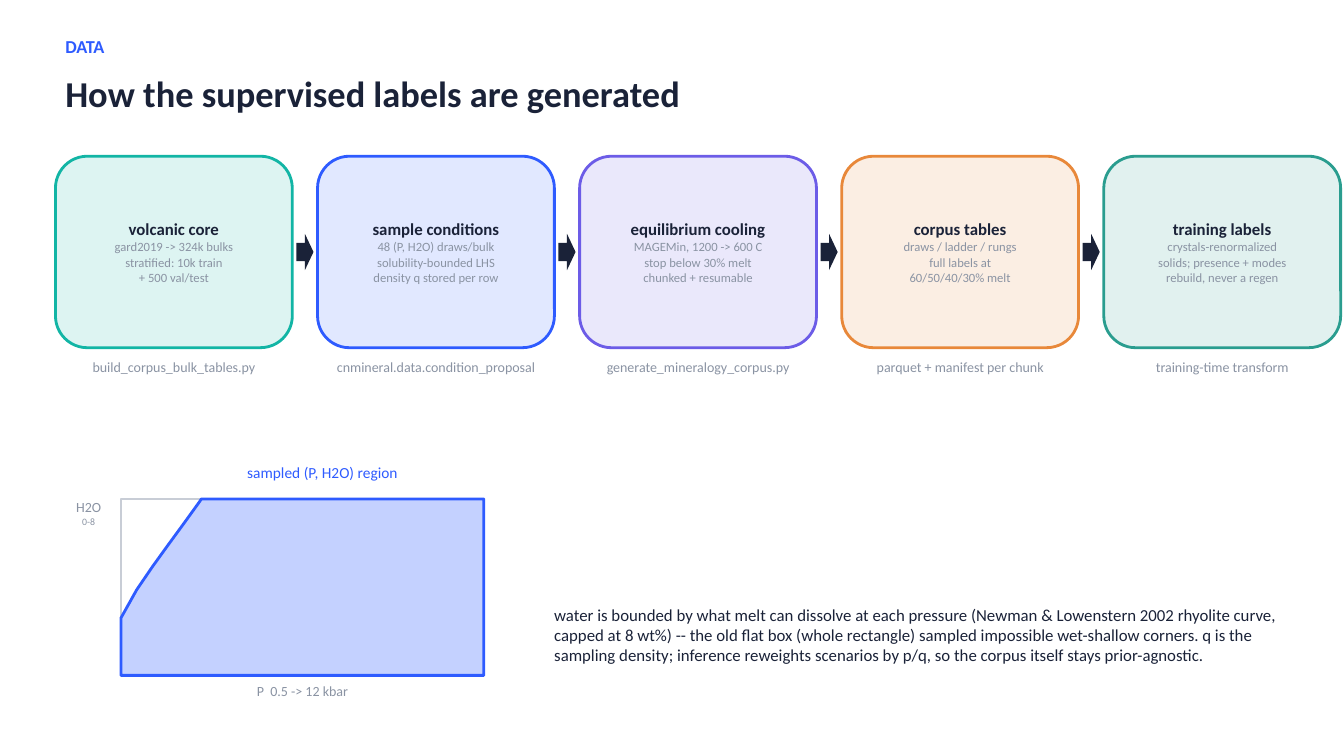
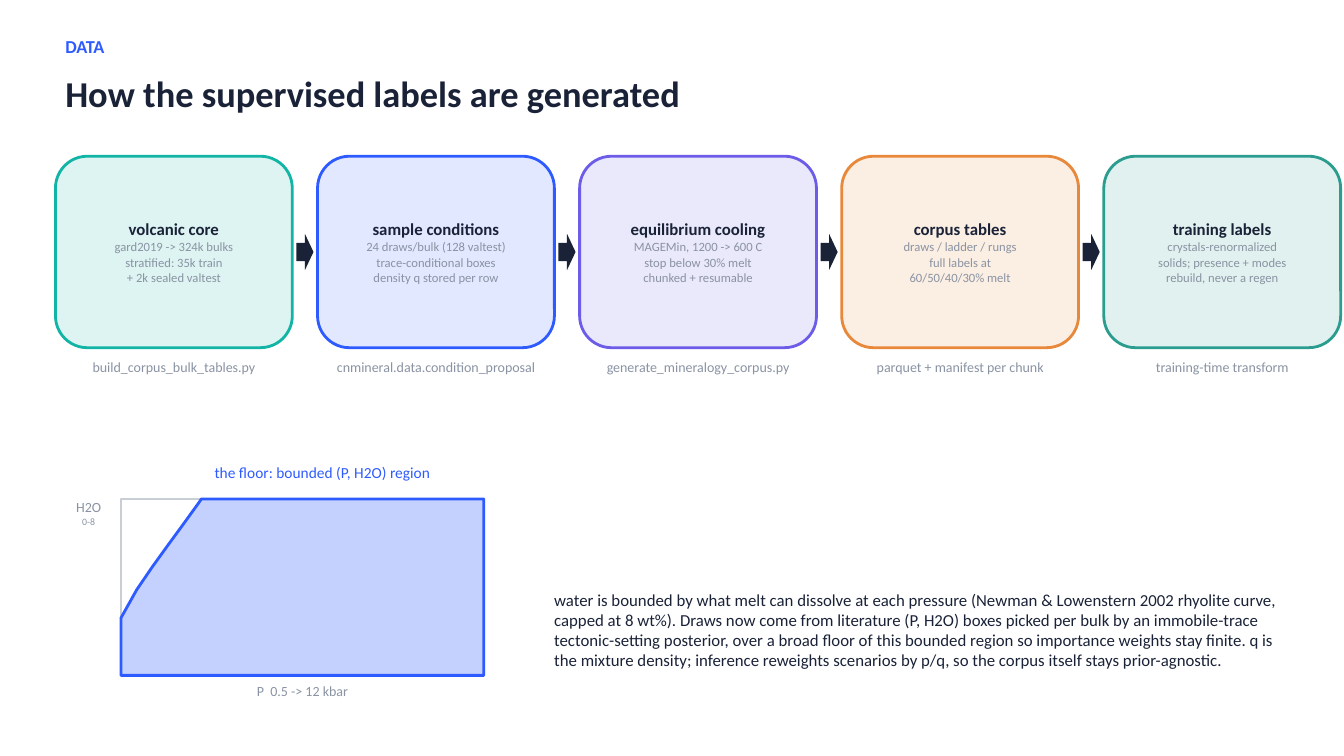
Before and after one commit to matthew-j-liu/phasecast, a slide deck: slide 3 of slides/overview.pptx. Drawn at 1344x756 pixels with LibreOffice and Linux fonts; fonts in the diff are those of the drawing. Boxes give left, top, right and bottom in pixels: in the first picture for what was removed or moved away, otherwise in the second. Text is boxed around its words. In the diff, an @@ line names an element or a change of style, - is before the commit and + after.

```diff
--- a/slides/overview.pptx
+++ b/slides/overview.pptx
@@ text in rounded rectangle at box(125, 258, 223, 282): text changed @@
-stratified: 10k train
-+ 500 val/test
+stratified: 35k train
++ 2k sealed valtest
@@ text in rounded rectangle at box(366, 242, 506, 267): text changed @@
-48 (P, H2O) draws/bulk
-solubility-bounded LHS
+24 draws/bulk (128 valtest)
+trace-conditional boxes
@@ text at box(215, 467, 430, 481): text changed @@
-sampled (P, H2O) region
+the floor: bounded (P, H2O) region
@@ text at box(554, 594, 1276, 669): text changed @@
-water is bounded by what melt can dissolve at each pressure (Newman & Lowenstern 2002 rhyolite curve, capped at 8 wt%) -- the old flat box (whole rectangle) sampled impossible wet-shallow corners. q is the sampling density; inference reweights scenarios by p/q, so the corpus itself stays prior-agnostic.
+water is bounded by what melt can dissolve at each pressure (Newman & Lowenstern 2002 rhyolite curve, capped at 8 wt%). Draws now come from literature (P, H2O) boxes picked per bulk by an immobile-trace tectonic-setting posterior, over a broad floor of this bounded region so importance weights stay finite. q is the mixture density; inference reweights scenarios by p/q, so the corpus itself stays prior-agnostic.
```
Also in this commit, not shown: 12 other slides changed, 1 slide added, 1 other file.
